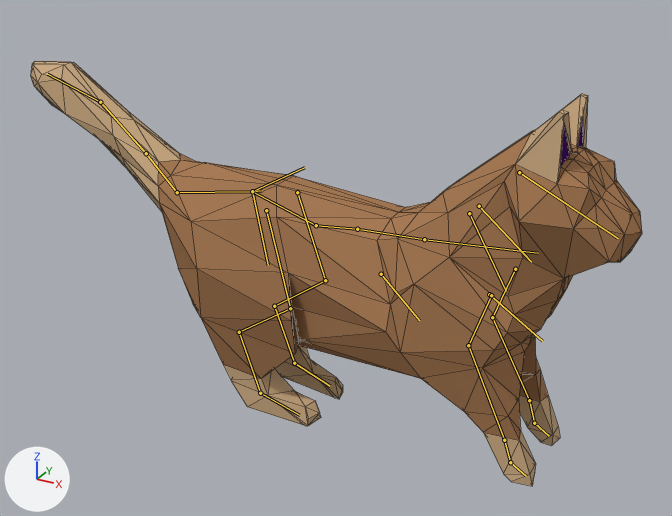
An edit to the Blender file Assets/Blender/AnimatedCat.blend, drawn before and after from the same camera.
Rendered twice from a camera (50 mm lens) standing at (3.02, -5.33, 2.64) and looking at (0.05, 0.08, -0.07). Arrows for +X, +Y and +Z are at lower left; the lights stay in place. The bones that bend it are drawn over the model as lines. Mesh edges are drawn as thin lines.

The first picture shows 'cat.001'.
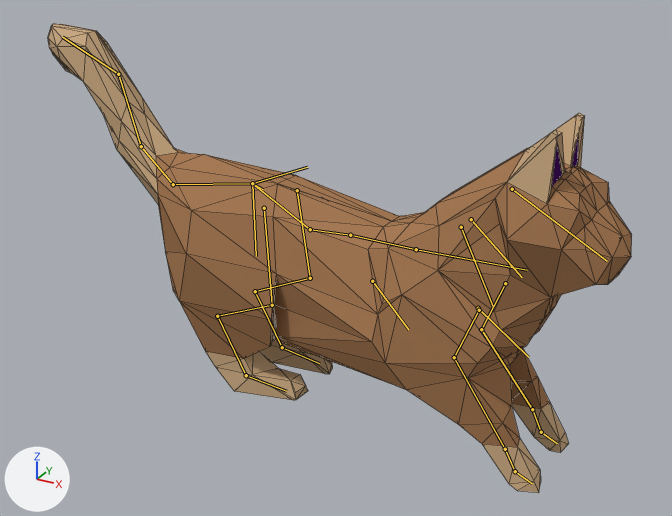
The newer file adds an action. The first version stands in its rest pose; the second is drawn at frame 20 of the action 'RUN'.

The edits, one by one:
Bone 'spine' (bone_spine) moves from (0.0, 0.0, 0.0) to (0.0, -0.003, -0.008).
Bone 'spine' (bone_spine) turns from (0, 0, 0) to (10, 0, 2) degrees about its own x, y and z.
Bone 'tail.001' (bone_tail_001) turns from (0, 0, 0) to (-9, 1, 7) degrees about its own x, y and z.
Bone 'tail.001' (bone_tail_001) is rescaled from (1.0, 1.0, 1.0) to (0.97, 0.97, 0.97).
Bone 'tail.003' (bone_tail_003) turns from (0, 0, 0) to (30, 5, -2) degrees about its own x, y and z.
Bone 'tail.004' (bone_tail_004) turns from (0, 0, 0) to (-24, -1, 2) degrees about its own x, y and z.
Bone 'spine.001' (bone_spine_001) turns from (0, 0, 0) to (-8, 1, 0) degrees about its own x, y and z.
Bone 'forearm.L' (bone_forearm_l) moves from (0.0, 0.0, 0.0) to (0.0, -0.001, -0.001).
Bone 'forearm.L' (bone_forearm_l) turns from (0, 0, 0) to (11, -3, 1) degrees about its own x, y and z.
Bone 'forearm.R' (bone_forearm_r) moves from (0.0, 0.0, 0.0) to (0.0, 0.001, 0.001).
Bone 'forearm.R' (bone_forearm_r) turns from (0, 0, 0) to (11, -2, 1) degrees about its own x, y and z.
Bone 'foot.L' (bone_foot_l) moves from (0.0, 0.0, 0.0) to (0.0, 0.0, -0.003).
Bone 'foot.L' (bone_foot_l) turns from (0, 0, 0) to (19, -5, -1) degrees about its own x, y and z.
Bone 'foot.R' (bone_foot_r) moves from (0.0, 0.0, 0.0) to (0.0, 0.0, 0.003).
Bone 'foot.R' (bone_foot_r) turns from (0, 0, 0) to (19, -5, -1) degrees about its own x, y and z.

Pixel boxes [x1, y1, x2, y2] of what changed, in the pictures (672 x 516 px):
'cat.001', posed (11% taller): before [31, 61, 642, 486]; after [48, 23, 632, 493]
bone 'spine', root to tip: before (252, 191) to (316, 225); after (252, 183) to (310, 229)
bone 'tail.001', root to tip: before (252, 191) to (177, 192); after (252, 183) to (173, 184)
bone 'tail.003', root to tip: before (146, 153) to (100, 102); after (141, 146) to (118, 74)
bone 'tail.004', root to tip: before (100, 102) to (47, 74); after (118, 74) to (62, 37)
bone 'spine.001', root to tip: before (316, 225) to (357, 229); after (310, 229) to (350, 235)
bone 'forearm.L', root to tip: before (492, 317) to (529, 400); after (481, 329) to (532, 409)
bone 'forearm.R', root to tip: before (468, 345) to (504, 440); after (454, 357) to (505, 449)
bone 'foot.L', root to tip: before (274, 306) to (294, 363); after (255, 291) to (282, 347)
bone 'foot.R', root to tip: before (239, 332) to (260, 393); after (217, 316) to (246, 375)
